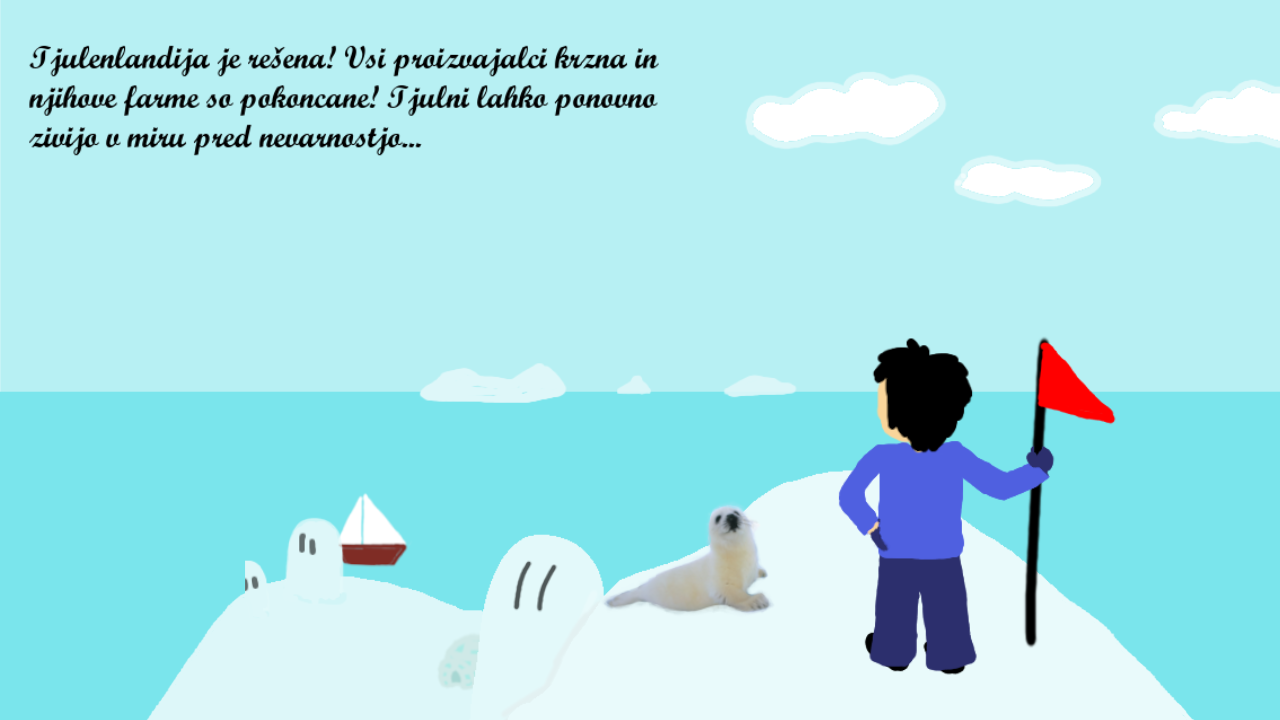
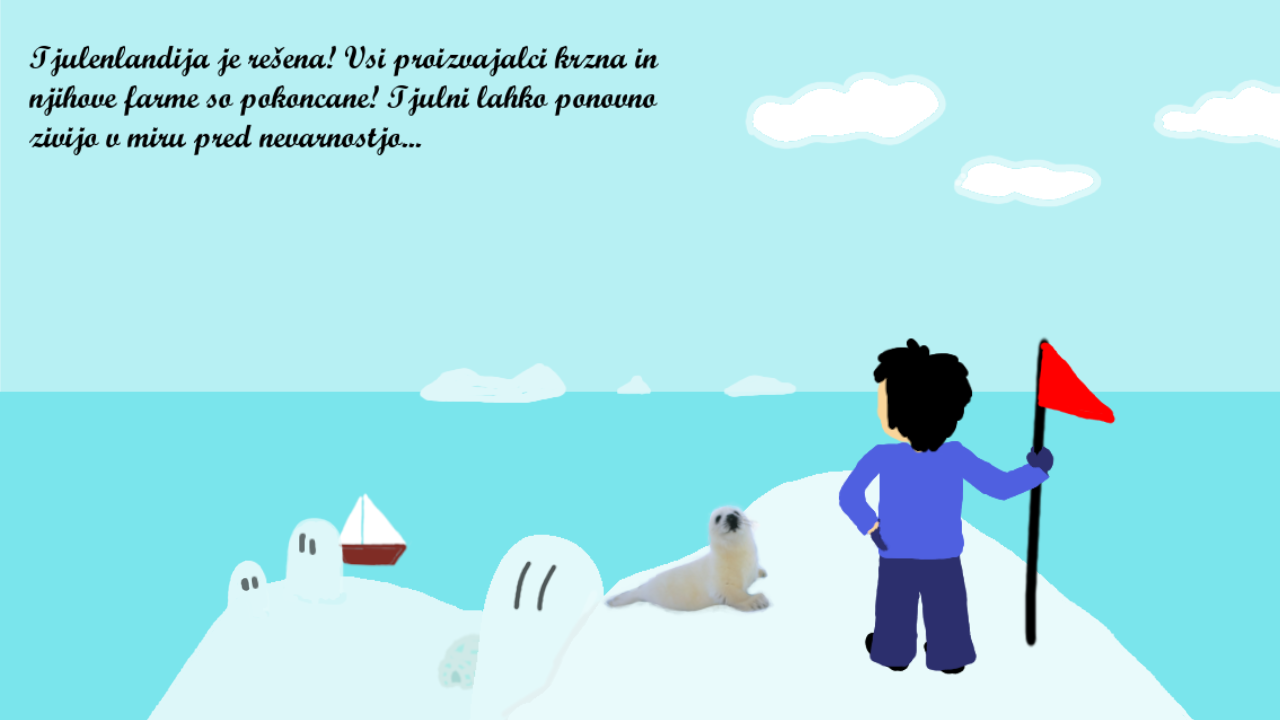
The second 1280×720 image is a revision of the first. Changes to its layers:
added layer "popravki up bunklni" above "bunklni" over 227, 560, 250, 608
